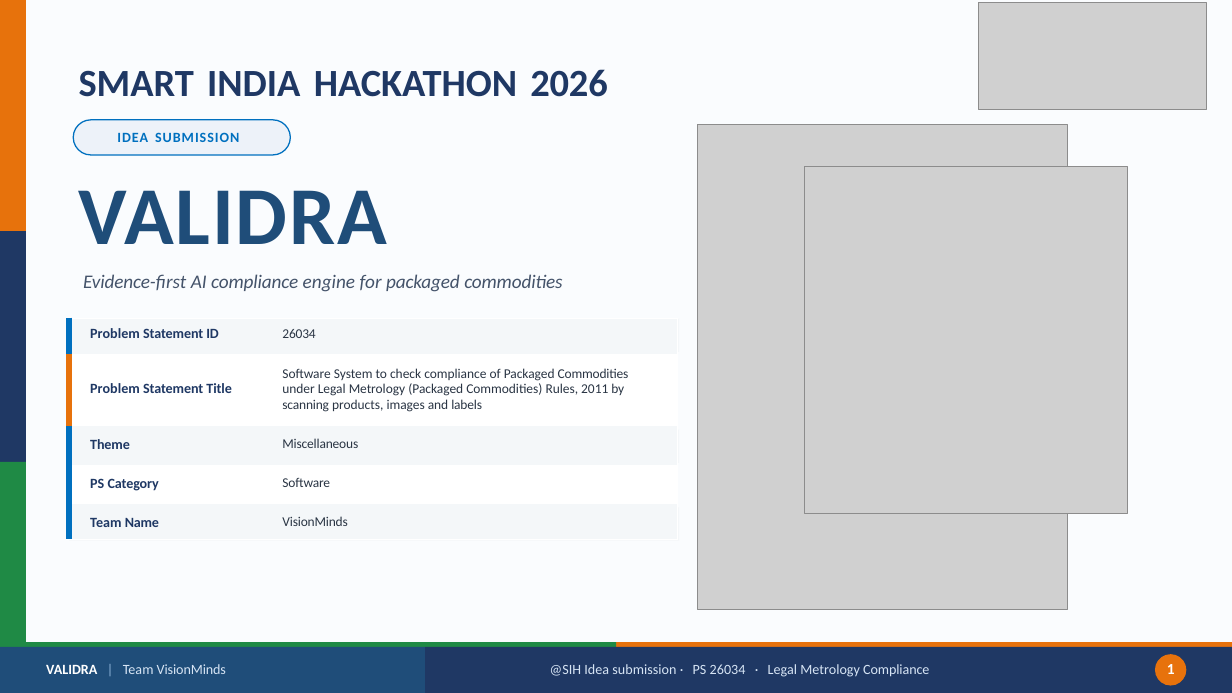
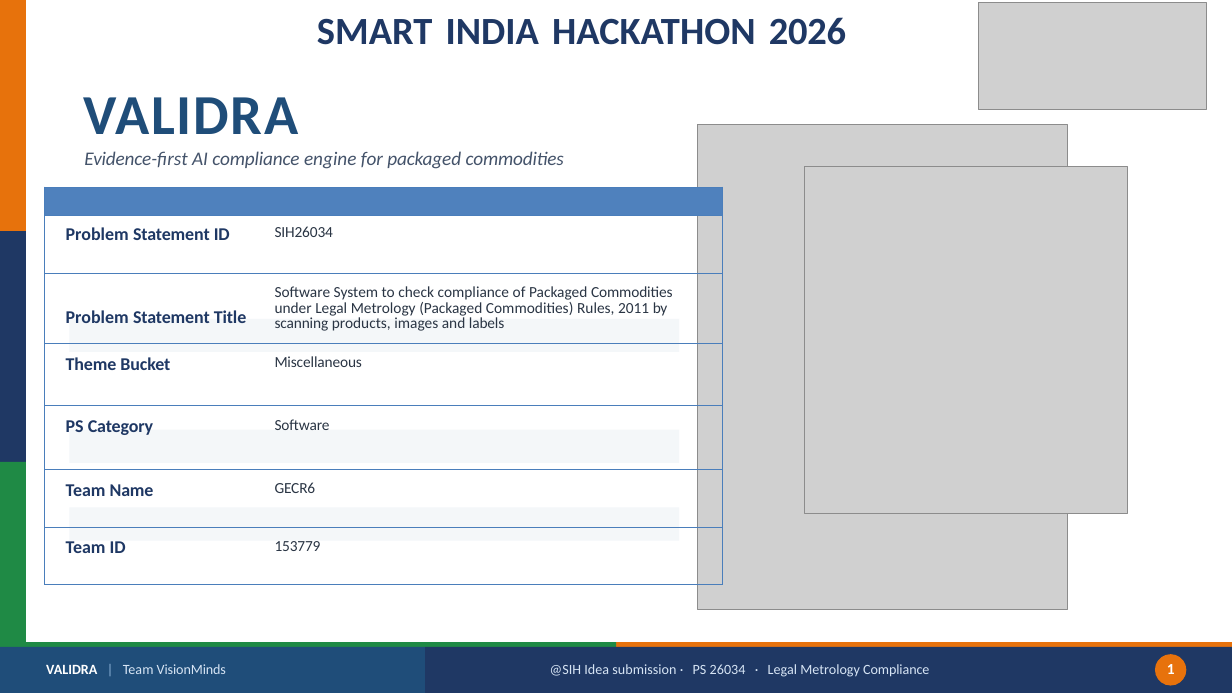
Before and after one commit to dhruvpatel16120/Validra, a slide deck: slide 1 of Assets/SIH-2026-VALIDRA.pptx. Drawn at 1232x693 pixels with LibreOffice and Linux fonts; fonts in the diff are those of the drawing; grey boxes stand for pictures. Boxes give left, top, right and bottom in pixels: in the first picture for what was removed or moved away, otherwise in the second. Text is boxed around its words. In the diff, an @@ line names an element or a change of style, - is before the commit and + after.

```diff
--- a/Assets/SIH-2026-VALIDRA.pptx
+++ b/Assets/SIH-2026-VALIDRA.pptx
@@ freeform shape removed at [26,0,1232,647] @@
@@ title "SMART INDIA HACKATHON 2026": place and size @@
-title "SMART INDIA HACKATHON 2026" at [79,69,607,97]
+title "SMART INDIA HACKATHON 2026" at [317,17,846,45]
@@ text "VALIDRA": place and size @@
-text "VALIDRA" at [79,190,387,244]
+text "VALIDRA" at [83,97,299,134]
@@ text "VALIDRA" at [83,97,299,134]: size 64 to 44 pt @@
@@ freeform shape removed at [73,120,290,155] @@
@@ freeform shape removed at [73,120,290,155] @@
@@ text "Evidence-first AI compliance engine for ...": place and size @@
-text "Evidence-first AI compliance engine for ..." at [83,274,562,292]
+text "Evidence-first AI compliance engine for ..." at [84,151,564,169]
@@ text removed at [117,132,239,142] @@
-IDEA SUBMISSION
@@ table at [44,187,723,585] @@
-row 1: Problem Statement ID | 26034
+row 1:  | 
+row 2: Problem Statement ID | SIH26034
-row 4, column 1: Theme
+row 4, column 1: Theme Bucket
-row 5: Team Name | VisionMinds
+row 6: Team Name | GECR6
+row 7: Team ID | 153779
@@ table: place and size @@
-table at [69,318,678,540]
+table at [44,187,723,585]
```
Also in this commit, not shown: 28 other files.
